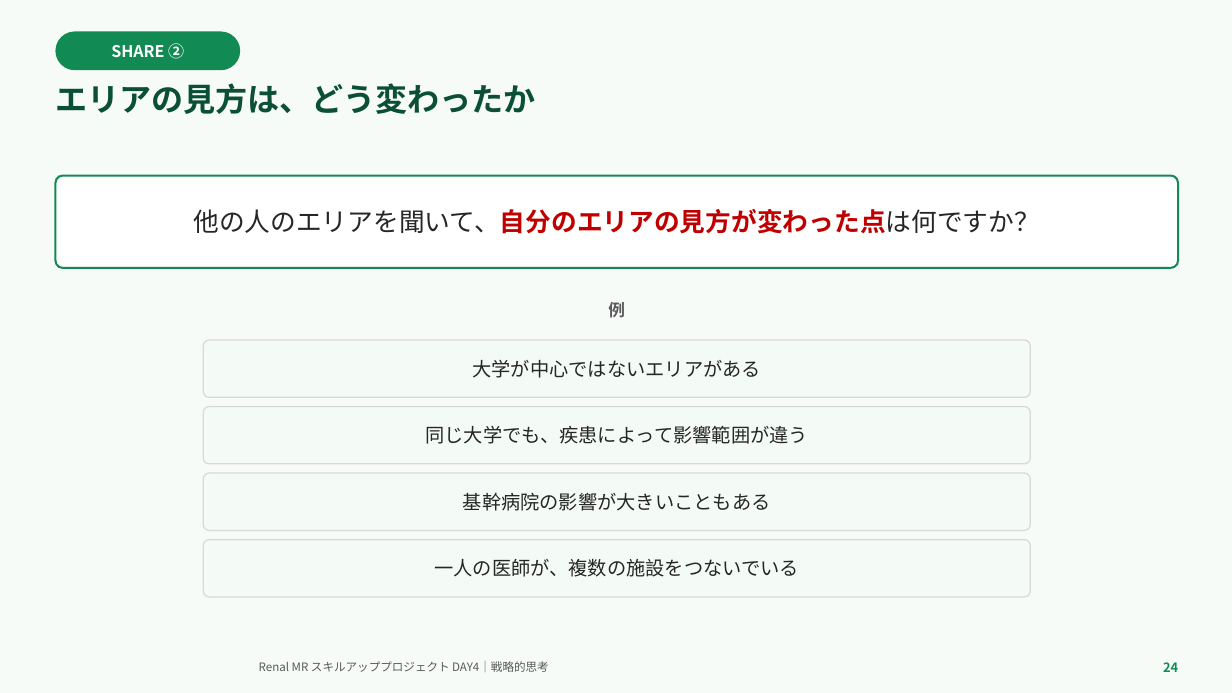
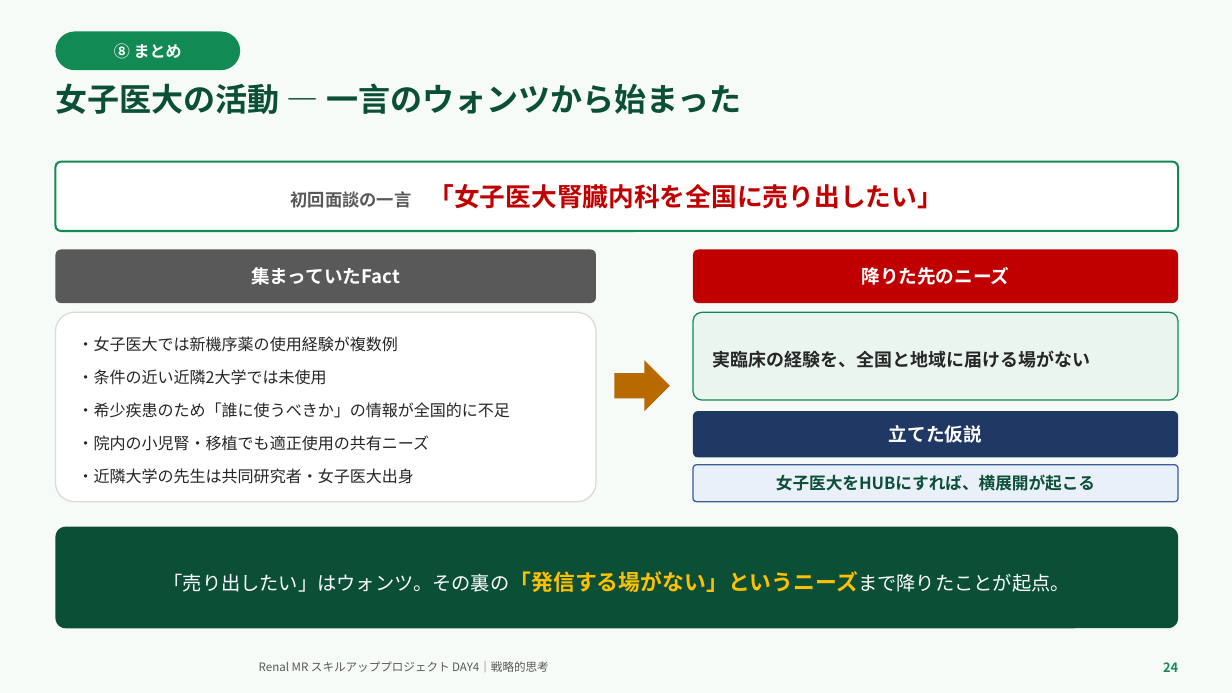
Before and after one commit to TAKUYA-1187/Claude, a slide deck: slide 24 of novartis_training/DAY4_ちょっと分かるだけで世界が変わる.pptx. Drawn at 1232x693 pixels with LibreOffice and Linux fonts; fonts in the diff are those of the drawing; background and template pictures are left out. Boxes give left, top, right and bottom in pixels: in the first picture for what was removed or moved away, otherwise in the second. Text is boxed around its words. In the diff, an @@ line names an element or a change of style, - is before the commit and + after.

```diff
--- a/novartis_training/DAY4_ちょっと分かるだけで世界が変わる.pptx
+++ b/novartis_training/DAY4_ちょっと分かるだけで世界が変わる.pptx
@@ text in rounded rectangle at [114, 43, 182, 59]: text changed @@
-SHARE ②
+⑧ まとめ
@@ text at [55, 83, 741, 114]: text changed @@
-エリアの見方は、どう変わったか
+女子医大の活動 — 一言のウォンツから始まった
@@ rounded rectangle "初回面談の一言 「女子医大腎臓内科を全国に売り出したい」": place and size @@
-rounded rectangle "初回面談の一言 「女子医大腎臓内科を全国に売り出したい」" at [55, 176, 1178, 268]
+rounded rectangle "初回面談の一言 「女子医大腎臓内科を全国に売り出したい」" at [55, 162, 1178, 231]
@@ text in rounded rectangle at [291, 184, 943, 209]: text changed; text colour #262626 to #C00000; bold on @@
-他の人のエリアを聞いて、自分のエリアの見方が変わった点は何ですか？
+初回面談の一言 「女子医大腎臓内科を全国に売り出したい」
@@ rounded rectangle added at [55, 250, 596, 303], fill #595959, 14.5 pt, text #FFFFFF, bold @@
+集まっていたFact
@@ rounded rectangle "降りた先のニーズ": place and size @@
-rounded rectangle "降りた先のニーズ" at [203, 473, 1031, 531]
+rounded rectangle "降りた先のニーズ" at [693, 250, 1178, 303]
@@ rounded rectangle "降りた先のニーズ" at [693, 250, 1178, 303]: fill #F4FAF6 to #C00000; outline #D9D9D9 1 pt to none @@
@@ text in rounded rectangle at [861, 267, 1009, 285]: text changed; size 15 to 14.5 pt; text colour #262626 to #FFFFFF; bold on @@
-基幹病院の影響が大きいこともある
+降りた先のニーズ
@@ rounded rectangle "・女子医大では新機序薬の使用経験が複数例": place and size @@
-rounded rectangle "・女子医大では新機序薬の使用経験が複数例" at [203, 340, 1031, 397]
+rounded rectangle "・女子医大では新機序薬の使用経験が複数例" at [55, 312, 596, 502]
@@ rounded rectangle "・女子医大では新機序薬の使用経験が複数例" at [55, 312, 596, 502]: vertical alignment middle to top; fill #F4FAF6 to #FFFFFF @@
@@ text removed at [608, 302, 625, 318] @@
-例
@@ rounded rectangle "実臨床の経験を、全国と地域に届ける場がない": place and size @@
-rounded rectangle "実臨床の経験を、全国と地域に届ける場がない" at [203, 540, 1031, 597]
+rounded rectangle "実臨床の経験を、全国と地域に届ける場がない" at [693, 312, 1178, 400]
@@ rounded rectangle "実臨床の経験を、全国と地域に届ける場がない" at [693, 312, 1178, 400]: fill #F4FAF6 to #E9F5EE; outline #D9D9D9 1 pt to #128A54 1 pt @@
@@ text in rounded rectangle at [78, 336, 510, 484]: text changed; size 15 to 12.5 pt @@
-大学が中心ではないエリアがある
+・女子医大では新機序薬の使用経験が複数例
+・条件の近い近隣2大学では未使用
+・希少疾患のため「誰に使うべきか」の情報が全国的に不足
+・院内の小児腎・移植でも適正使用の共有ニーズ
+・近隣大学の先生は共同研究者・女子医大出身
@@ text in rounded rectangle at [712, 350, 1090, 368]: text changed; size 15 to 14 pt; bold on @@
-一人の医師が、複数の施設をつないでいる
+実臨床の経験を、全国と地域に届ける場がない
@@ right arrow added at [615, 360, 670, 411], fill #B86A00 @@
@@ rounded rectangle removed at [203, 407, 1031, 464] @@
-同じ大学でも、疾患によって影響範囲が違う
@@ rounded rectangle added at [693, 411, 1178, 457], fill #1F3864, 14.5 pt, text #FFFFFF, bold @@
+立てた仮説
@@ rounded rectangle added at [693, 465, 1178, 502], fill #EAF0F9, outline #3B5C99 1 pt, 13 pt, text #0B4F37, bold @@
+女子医大をHUBにすれば、横展開が起こる
@@ rounded rectangle added at [55, 527, 1178, 628], fill #0B4F37, 15 pt, text #FFFFFF @@
+「売り出したい」はウォンツ。その裏の「発信する場がない」というニーズまで降りたことが起点。
```
Also in this commit, not shown: 16 other slides changed, 10 slides added, 13 slides removed, 2 other files.
